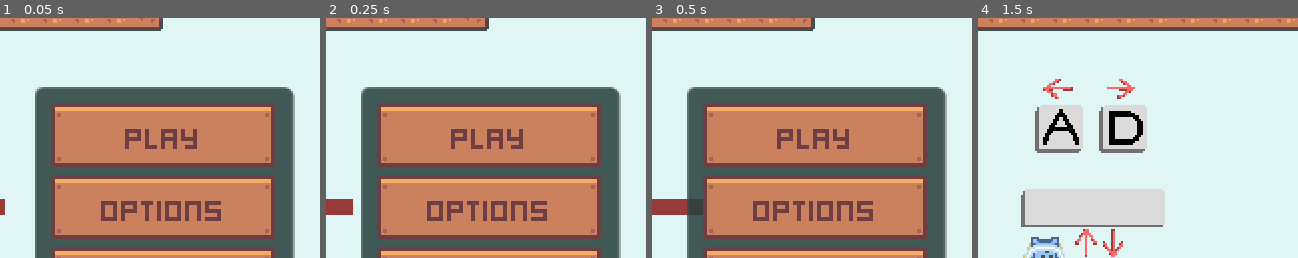
Above: before the commit, frames 1-4 (left to right).
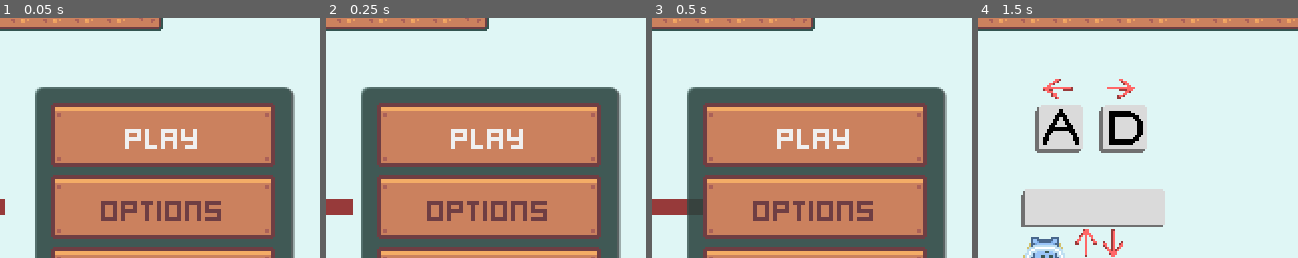
Above: after the commit, the same moments.

Repository: epergo/BBBBBB
Game: Godot game, scene res://scenes/UserInterface/main_menu.tscn
The game is run twice, just before and just after one commit, with the same random seed, the same clock (stepped at 60 frames per second) and the same inputs.
Inputs:
- Up to frame 1 (0.05 s): no input
- Up to frame 2 (0.25 s): no input
- Up to frame 3 (0.5 s): no input
- Up to frame 4 (1.5 s): click "Play" at 0.5 s; hold D (move_right) from 1.28 s (still down); tap Space (change_gravity) at 1.35 s
The pictures show only the part of the screen within x 25-75%, y 11-61%; the shares and areas given below are measured in that part.

The runs differ from the first frame. In frame 1, 0.9% of the frame differs, in the area x 39-62%, y 46-55%; in frame 2, 0.9%; in frame 3, 0.9%; in frame 4, nothing differs.

Commit message:
Navigate main menu with keyboard arrow keys

Diff:
--- a/scripts/main_menu.gd
+++ b/scripts/main_menu.gd
@@ -13,6 +13,8 @@
 	_optionsButton.pressed.connect(_on_options_pressed)
 	_exitButton.pressed.connect(_on_exit_pressed)
 
+	_playButton.grab_focus()
+
 
 func _on_play_pressed() -> void:
 	_scene_transition_manager.first_level()
--- a/scripts/pause_menu.gd
+++ b/scripts/pause_menu.gd
@@ -17,6 +17,8 @@
 	_optionsButton.pressed.connect(_on_options_pressed)
 	_quitButton.pressed.connect(_on_quit_pressed)
 	get_tree().paused = true
+
+	_continueButton.grab_focus()
 
 
 func unpause() -> void:
